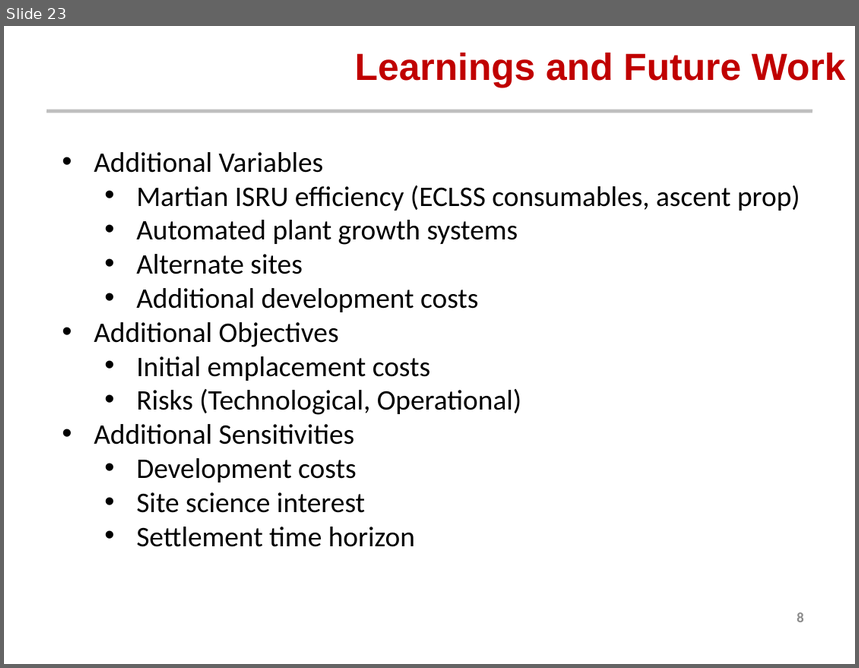
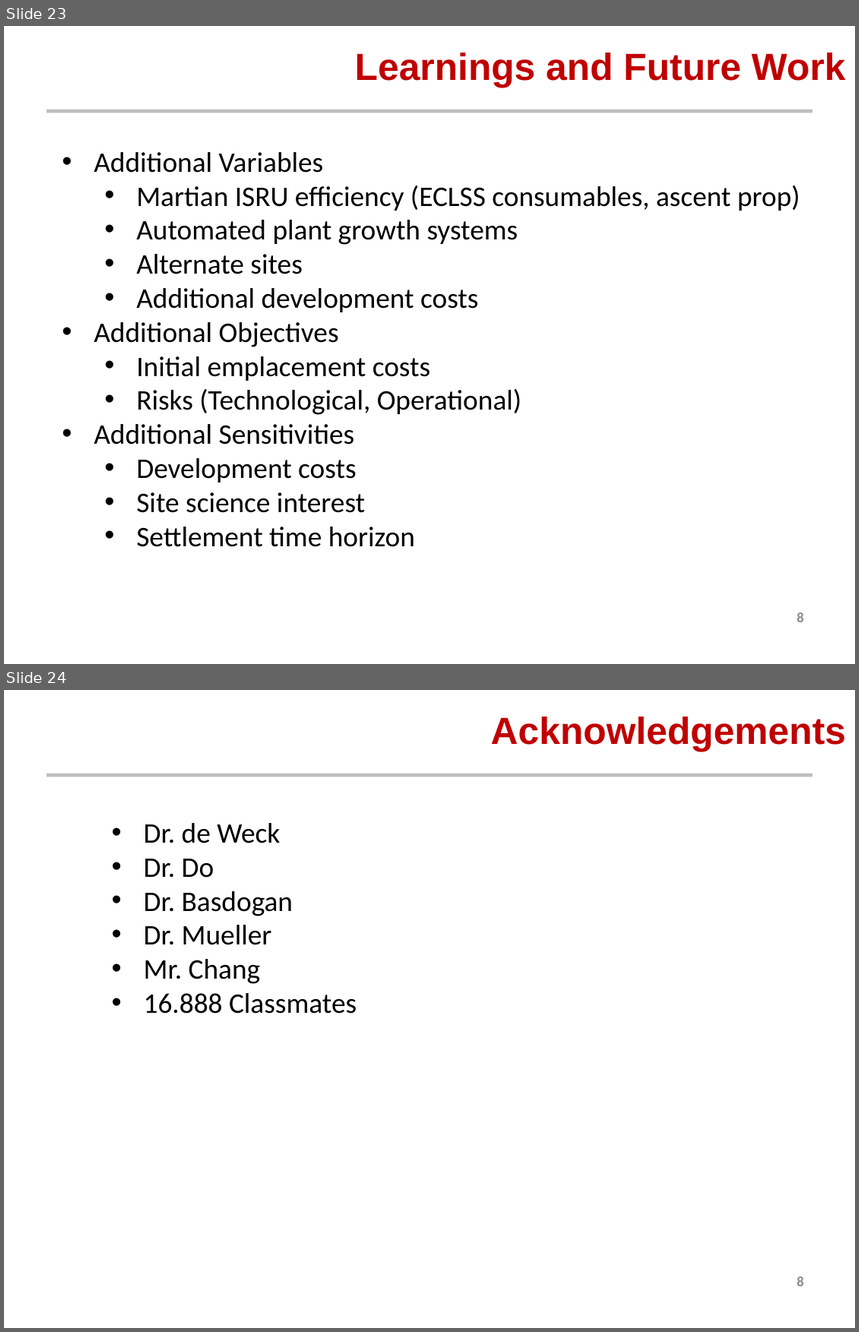
Before and after one commit to AeroSigma/Mars2040, a slide deck: MSDO/Assignment5/Mars 2040 Optimization Presentation.pptx. Shown one above the other, each under a label of ours: slide 23 before the commit, slides 23 and 24 after it. The pictures are 859x668 and 859x1332 pixels, drawn with LibreOffice and Linux fonts; fonts in the diff are those of the drawing; background and template pictures are left out. Boxes give left, top, right and bottom in pixels: in the first picture for what was removed or moved away, otherwise in the second. Text is boxed around its words. In the diff, an @@ line names an element or a change of style, - is before the commit and + after.

```diff
--- a/MSDO/Assignment5/Mars 2040 Optimization Presentation.pptx
+++ b/MSDO/Assignment5/Mars 2040 Optimization Presentation.pptx
@@ slide 24 added at (4,690,855,1328), background #FFFFFF; not listed: 1 template element that a slide beside it also shows @@
@@ title added at (491,717,846,752), 32 pt, text #C00000, bold @@
+Acknowledgements
@@ text added at (144,823,357,1014), 24 pt, text #000000 @@
+  • Dr. de Weck
+  • Dr. Do
+  • Dr. Basdogan
+  • Dr. Mueller
+  • Mr. Chang
+  • 16.888 Classmates
@@ text added at (797,1277,804,1287), 12 pt, text #8C8C8C, bold @@
+8
```
Also in this commit, not shown: 10 slides changed, 1 other slide added, 6 other files.
